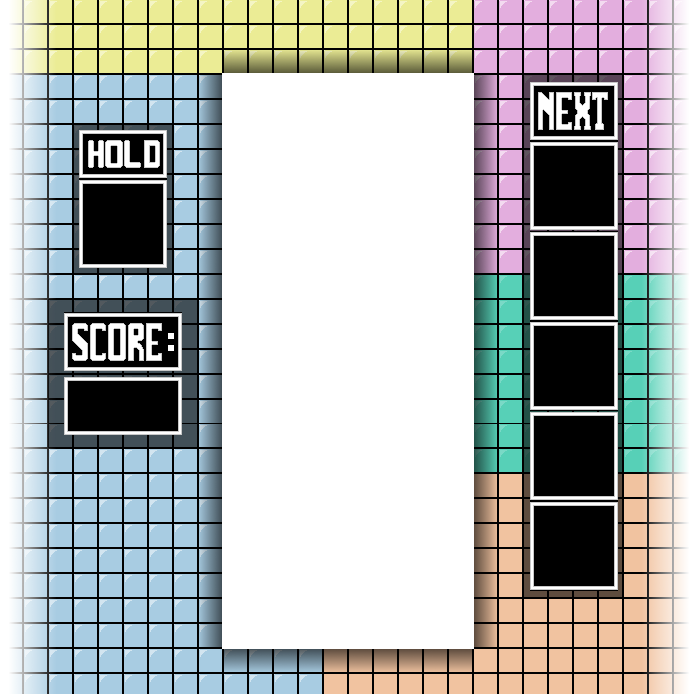
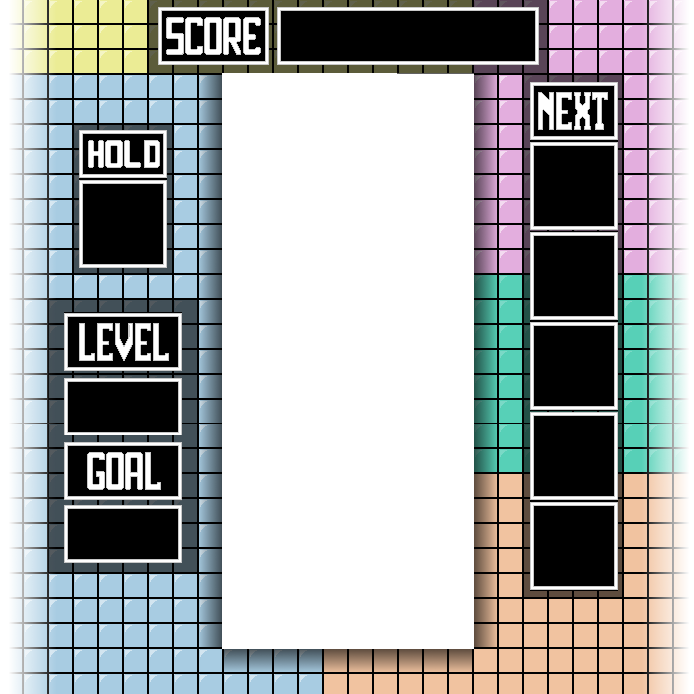
Layer changes from the first 694x694 image to the second:
painted on "Pasted Layer" over [64, 7, 539, 563]
painted on "Layer" over [48, 0, 547, 573]
